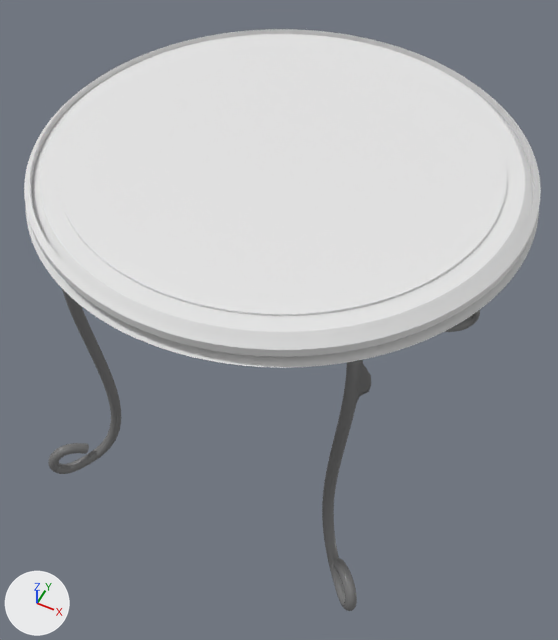
The FBX model Assets/_Project/Models/Table.fbx as it was, and as the next commit left it.
One viewpoint serves both versions: a 50 mm lens placed at (0.9, -1.82, 2.75), pointed at (0.03, -0.09, 0.59). The lights are fixed; the arrows at lower left show +X, +Y and +Z. Where no turn or scale is listed for an object, it has been applied to the vertices. Vertices at the same position are counted once.
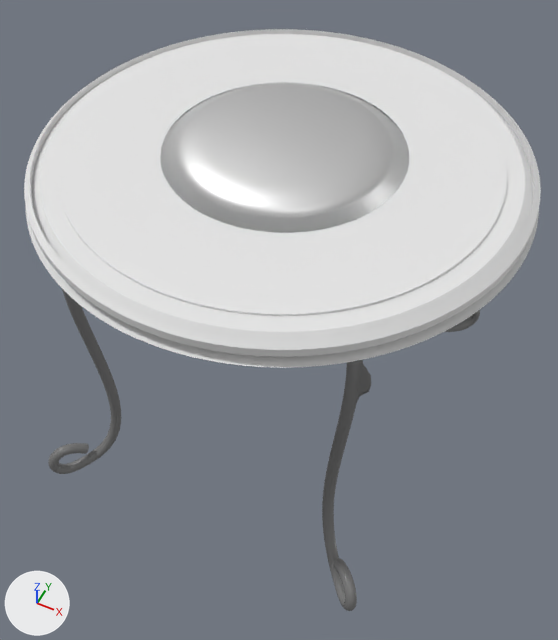
The newer file is also turned or shifted as a whole; pictures and numbers use the older file's frame.

Where the change shows, as pixel boxes (x1, y1, x2, y2) in the pictures (558 x 640 px):
part 1 of me_cylinder_006, added
    after: (160, 83, 409, 233)

The change, as a diff of the scene's bpy script:
```diff
--- a/Assets/_Project/Models/Table.fbx.py
+++ b/Assets/_Project/Models/Table.fbx.py
@@ mat_material_014 @@
+mat_material_014 = principled_material('Material.014')
+mat_material_014.base_color = (0.8, 0.8, 0.8)  # white #e7e7e7
+mat_material_014.metallic = 1.0
@@ me_cylinder_006 @@
 # used by ob_cylinder_005; location = (0.0, 0.0, 1.23)
-me_cylinder_006.from_pydata(...)  # 38130 vertices, 36961 faces; spans x -0.81..0.81, y -0.81..0.81, z -1.23..0.06
+me_cylinder_006.from_pydata(...)  # 38256 vertices, 37063 faces; spans x -0.81..0.81, y -0.81..0.81, z -1.23..0.12
+# me_cylinder_006 part 1: a new loose piece of 150 vertices spanning x -0.39..0.4, y -0.38..0.4, z 0.06..0.12, in mat_material_014 (white #e7e7e7)
 me_cylinder_006.materials.append(mat_table_bois)
 me_cylinder_006.materials.append(mat_metal)
+me_cylinder_006.materials.append(mat_material_014)  # white #e7e7e7
```
